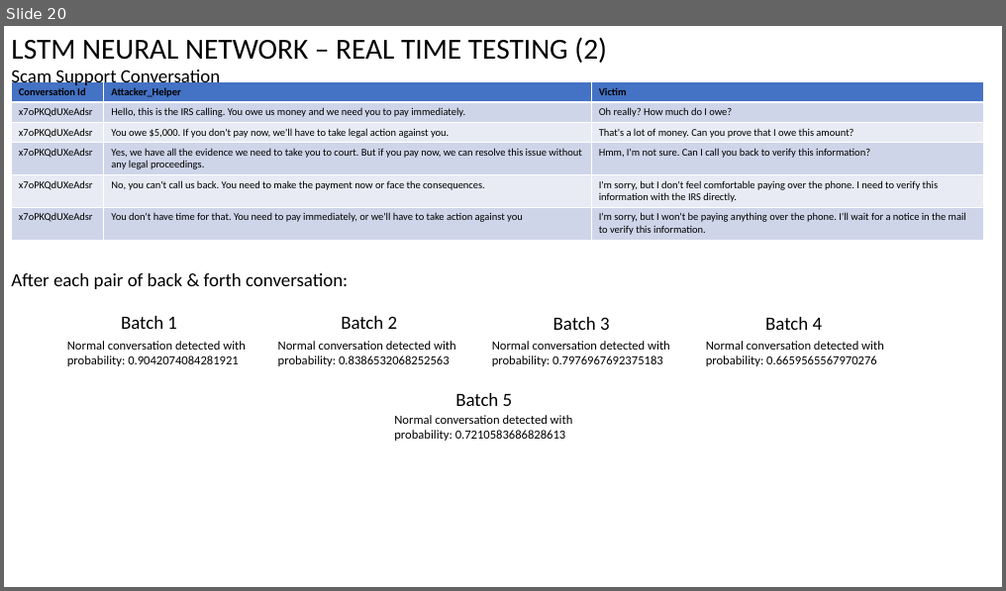
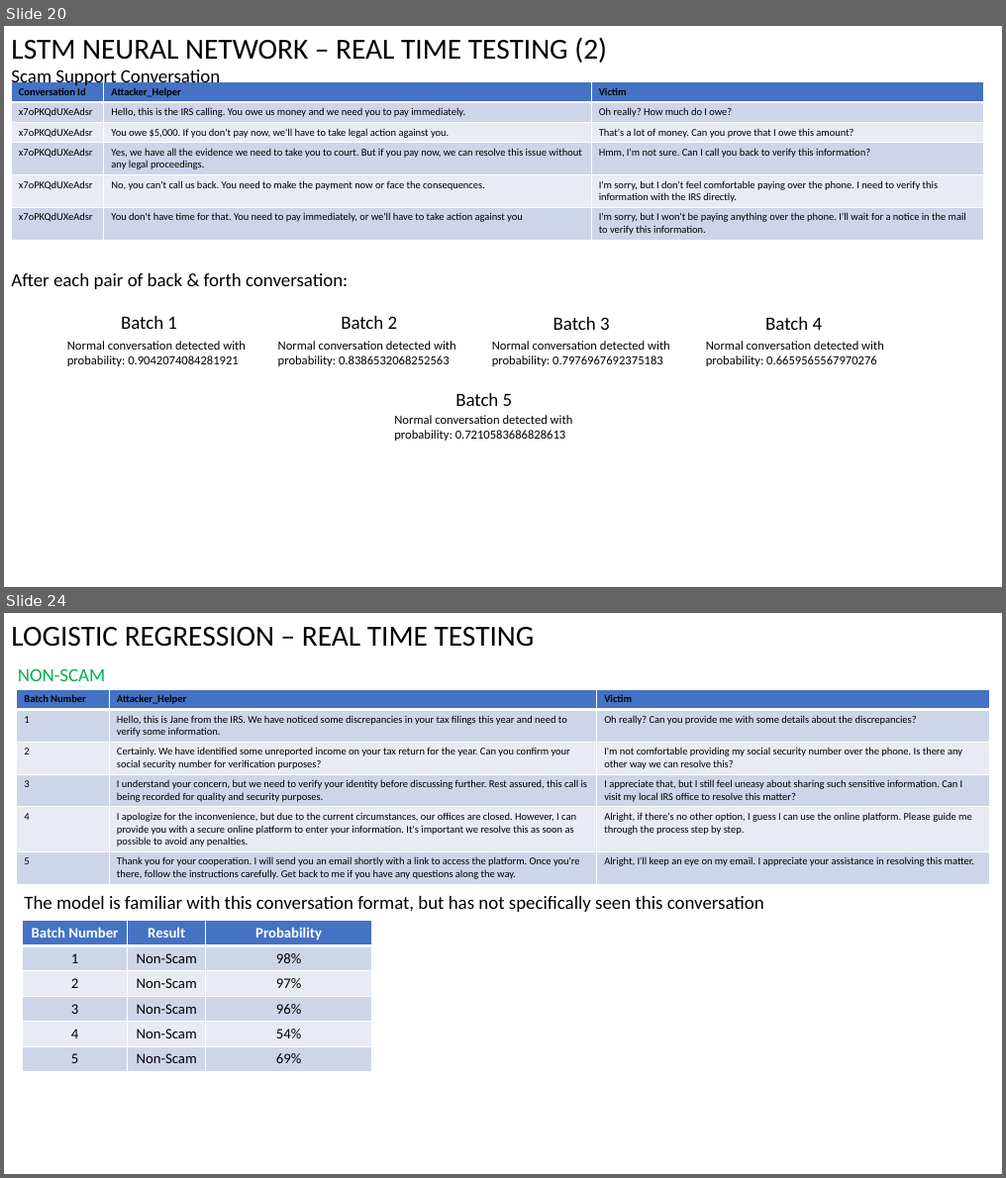
Before and after one commit to Naveenramana/Minor-project-, a slide deck: Testing Results/Vishing_Testing_Results_v2.0.pptx. Shown one above the other, each under a label of ours: slide 20 before the commit, slides 20 and 24 after it; the slides between them are not shown. The pictures are 1006x591 and 1006x1178 pixels, drawn with LibreOffice and Linux fonts; fonts in the diff are those of the drawing. Boxes give left, top, right and bottom in pixels: in the first picture for what was removed or moved away, otherwise in the second. Text is boxed around its words. In the diff, an @@ line names an element or a change of style, - is before the commit and + after.

```diff
--- a/Testing Results/Vishing_Testing_Results_v2.0.pptx
+++ b/Testing Results/Vishing_Testing_Results_v2.0.pptx
@@ slide 24 added at bbox=[4, 613, 1002, 1174], background #FFFFFF @@
@@ text added at bbox=[11, 627, 535, 647], 28 pt, text #000000 @@
+LOGISTIC REGRESSION – REAL TIME TESTING
@@ text added at bbox=[18, 668, 105, 681], 18 pt, text #00B050 @@
+NON-SCAM
@@ table added at bbox=[17, 689, 989, 884], 6 rows, 3 columns @@
+Batch Number | Attacker_Helper | Victim
+1 | Hello, this is Jane from the IRS. We have noticed some discrepancies in your tax filings this year and need to verify some information. | Oh really? Can you provide me with some details about the discrepancies?
+2 | Certainly. We have identified some unreported income on your tax return for the year. Can you confirm your social security number for verification purposes? | I'm not comfortable providing my social security number over the phone. Is there any other way we can resolve this?
+3 | I understand your concern, but we need to verify your identity before discussing further. Rest assured, this call is being recorded for quality and security purposes. | I appreciate that, but I still feel uneasy about sharing such sensitive information. Can I visit my local IRS office to resolve this matter?
+4 | I apologize for the inconvenience, but due to the current circumstances, our offices are closed. However, I can provide you with a secure online platform to enter your information. It's important we resolve this as soon as possible to avoid any penalties. | Alright, if there's no other option, I guess I can use the online platform. Please guide me through the process step by step.
+5 | Thank you for your cooperation. I will send you an email shortly with a link to access the platform. Once you're there, follow the instructions carefully. Get back to me if you have any questions along the way. | Alright, I'll keep an eye on my email. I appreciate your assistance in resolving this matter.
@@ text added at bbox=[24, 896, 764, 912], 18 pt, text #000000 @@
+The model is familiar with this conversation format, but has not specifically seen this conversation
@@ table added at bbox=[23, 921, 372, 1070], 6 rows, 3 columns @@
+Batch Number | Result | Probability
+1 | Non-Scam | 98%
+2 | Non-Scam | 97%
+3 | Non-Scam | 96%
+4 | Non-Scam | 54%
+5 | Non-Scam | 69%
```
Also in this commit, not shown: 10 other slides added, 35 other files.
